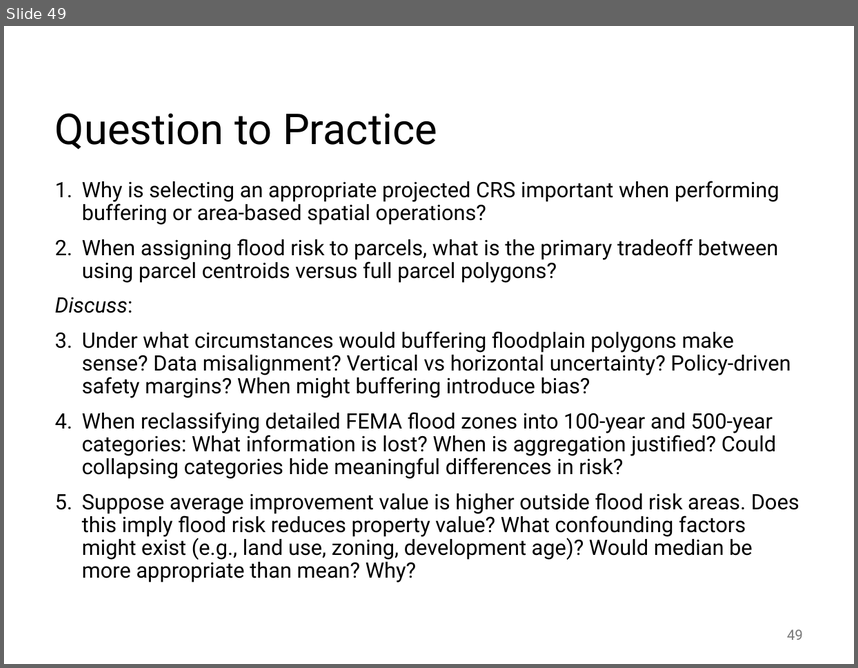
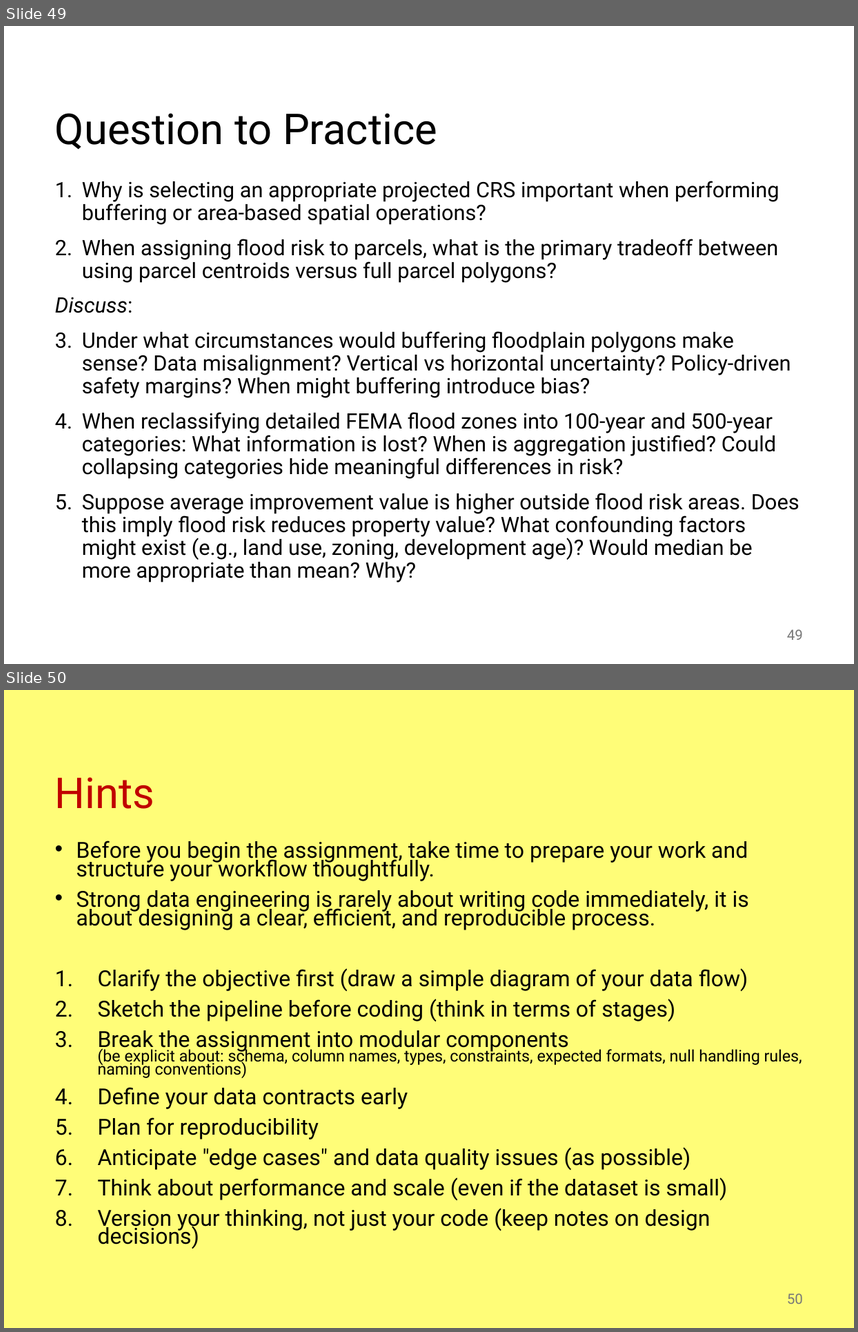
Before and after one commit to abuabara/abuabara.github.io, a slide deck: DAEN489S26/week5_slides.pptx. Shown one above the other, each under a label of ours: slide 49 before the commit, slides 49 and 50 after it. The pictures are 858x668 and 858x1332 pixels, drawn with LibreOffice and Linux fonts; fonts in the diff are those of the drawing. Boxes give left, top, right and bottom in pixels: in the first picture for what was removed or moved away, otherwise in the second. Text is boxed around its words. In the diff, an @@ line names an element or a change of style, - is before the commit and + after.

```diff
--- a/DAEN489S26/week5_slides.pptx
+++ b/DAEN489S26/week5_slides.pptx
@@ slide 50 added at [4, 690, 854, 1328], background #FFFD78 @@
@@ title added at [55, 777, 155, 809], 36 pt, text #C00000 @@
+Hints
@@ text added at [76, 840, 749, 1248], 18.7 pt, text #000000 @@
+• Before you begin the assignment, take time to prepare your work and structure your workflow thoughtfully.
+• Strong data engineering is rarely about writing code immediately, it is about designing a clear, efficient, and reproducible process.
+1. Clarify the objective first (draw a simple diagram of your data flow)
+2. Sketch the pipeline before coding (think in terms of stages)
+3. Break the assignment into modular components
+   (be explicit about: schema, column names, types, constraints, expected formats, null handling rules, naming conventions)
+4. Define your data contracts early
+5. Plan for reproducibility
+6. Anticipate "edge cases" and data quality issues (as possible)
+7. Think about performance and scale (even if the dataset is small)
+8. Version your thinking, not just your code (keep notes on design decisions)
@@ page number added at [787, 1293, 803, 1303], 12 pt, text #797979 @@
+50
```
Also in this commit, not shown: 4 other slides added, 1 other file.
